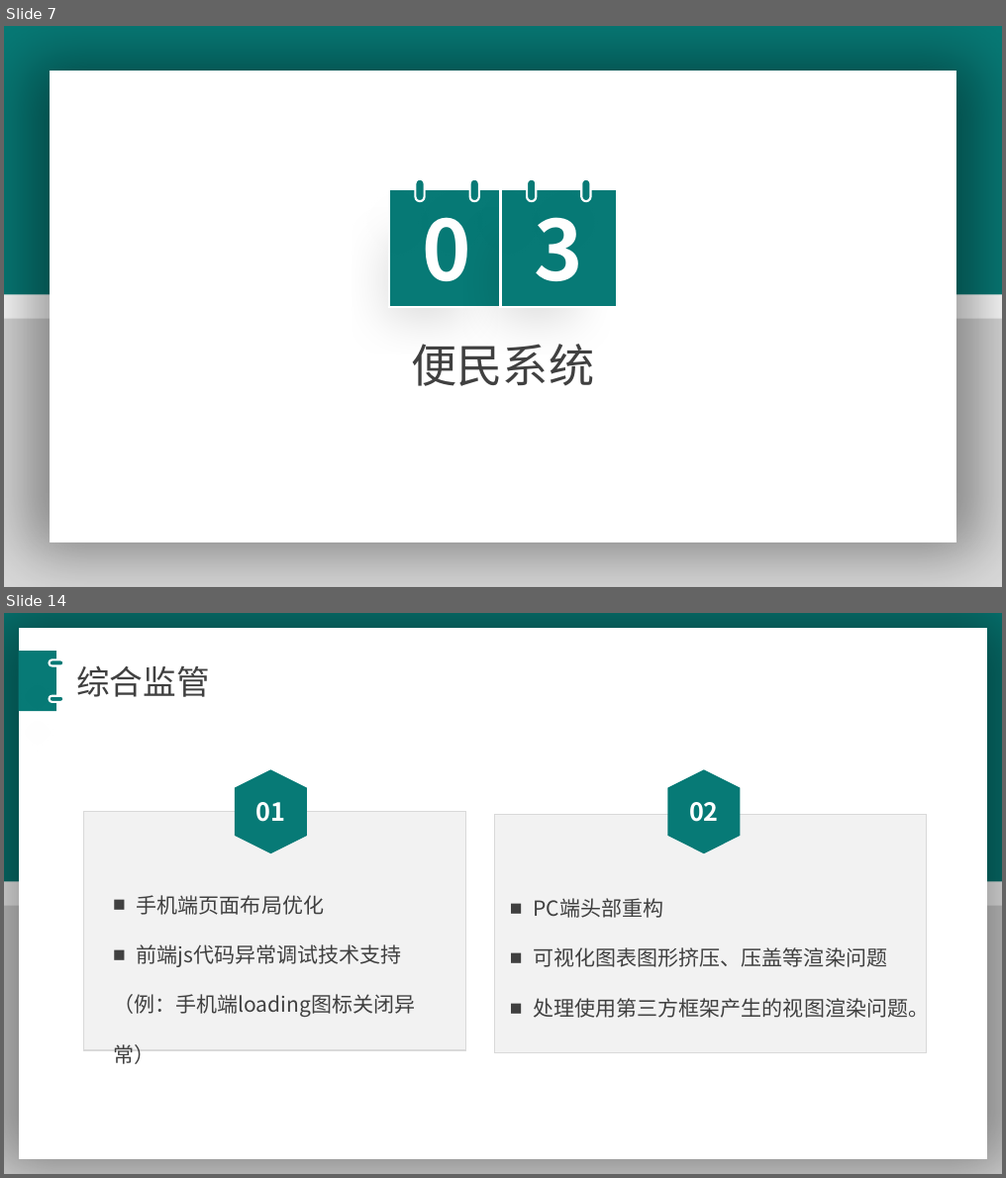
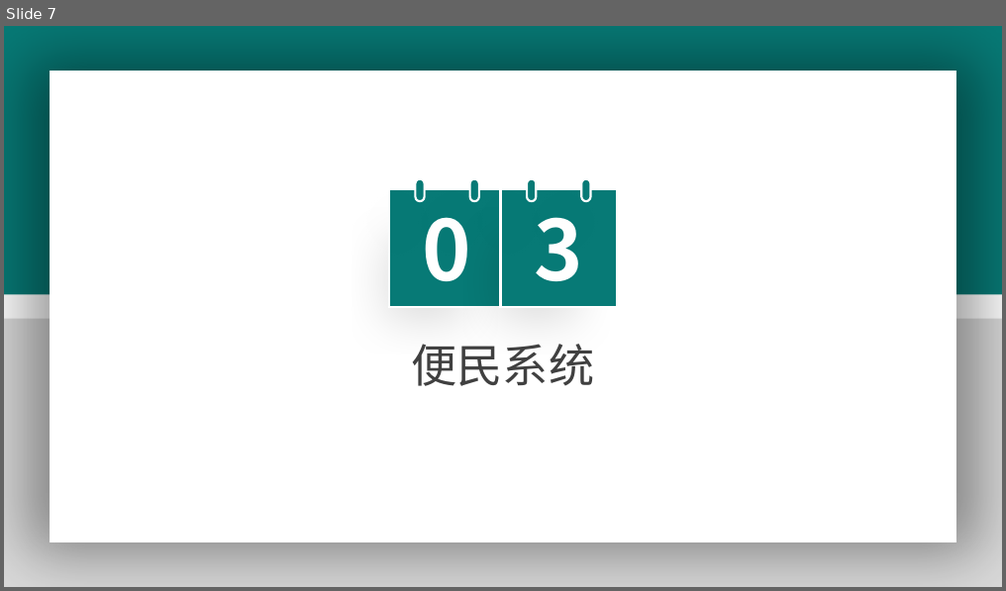
Before and after one commit to wellsmitch/accountpassword, a slide deck: 宋玉彬-年终述职报告-最终 - 副本.pptx. Shown one above the other, each under a label of ours: slides 7 and 14 before the commit, slide 7 after it; the slides between them are not shown. The pictures are 1006x1178 and 1006x591 pixels, drawn with LibreOffice and Linux fonts; fonts in the diff are those of the drawing. Boxes give left, top, right and bottom in pixels: in the first picture for what was removed or moved away, otherwise in the second. Text is boxed around its words. In the diff, an @@ line names an element or a change of style, - is before the commit and + after.

```diff
--- a/宋玉彬-年终述职报告-最终 - 副本.pptx
+++ b/宋玉彬-年终述职报告-最终 - 副本.pptx
@@ slide 14 removed at (4, 613, 1002, 1174), background #FFFFFF; not listed: 2 template elements that a slide beside it also shows @@
@@ rectangle removed at (19, 628, 987, 1159) @@
@@ rectangle removed at (18, 652, 56, 711) @@
@@ rounded rectangle removed at (49, 661, 63, 666) @@
@@ text removed at (76, 665, 209, 697) @@
-综合监管
@@ rounded rectangle removed at (49, 696, 63, 702) @@
@@ freeform shape removed at (235, 770, 307, 854) @@
-01
@@ freeform shape removed at (668, 770, 741, 854) @@
-02
@@ rectangle removed at (84, 812, 466, 1051) @@
@@ rectangle removed at (494, 814, 927, 1054) @@
@@ text removed at (113, 895, 415, 1017) @@
-■ 手机端页面布局优化
-■ 前端js代码异常调试技术支持
-（例：手机端loading图标关闭异常）
@@ text removed at (533, 898, 929, 1018) @@
-■ PC端头部重构
-■ 可视化图表图形挤压、压盖等渲染问题
-■ 处理使用第三方框架产生的视图渲染问题。
```
Also in this commit, not shown: 14 slides changed, 3 slides added, 1 other slide removed, 2 other files.
